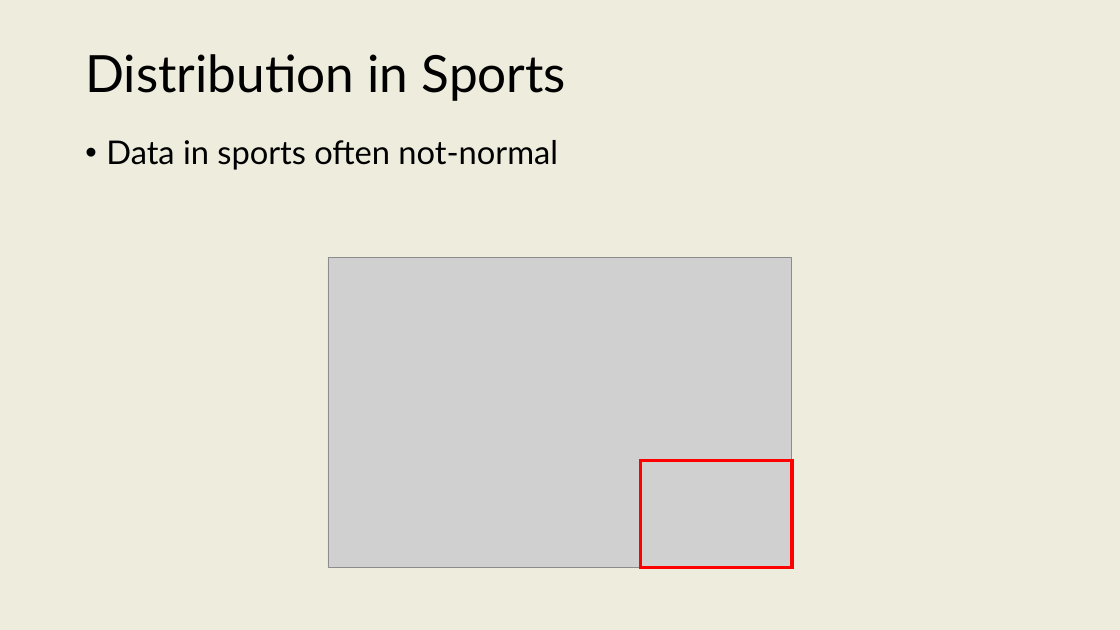
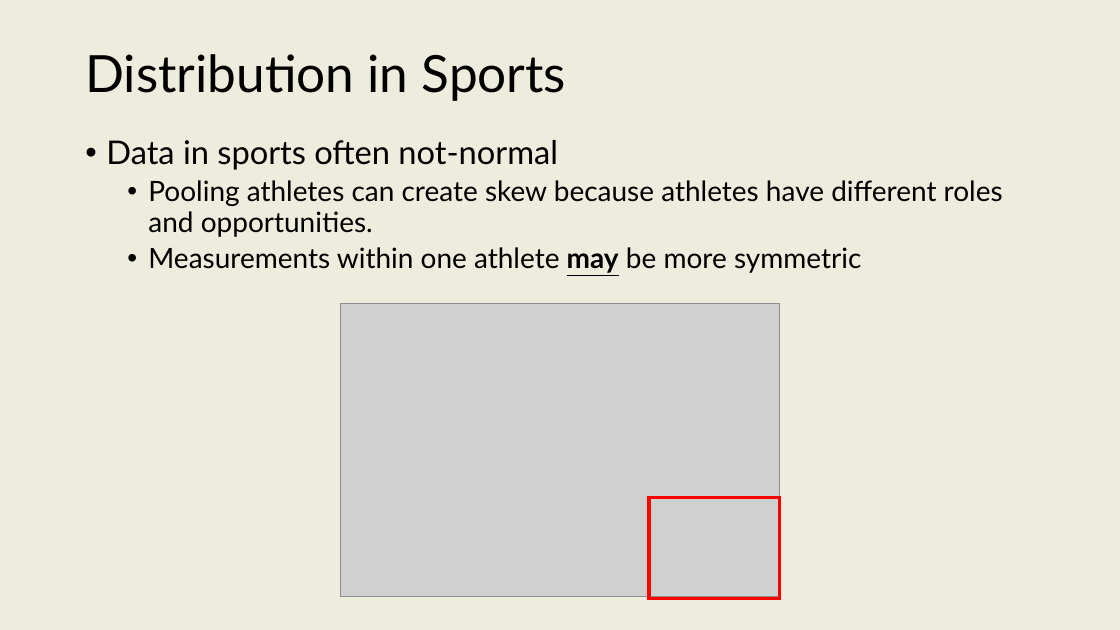
Before and after one commit to onishisaryu/HES-3000-Sports-Data-Analytics, a slide deck: slide 17 of pptx/Lecture8.pptx (slide 15 before the commit). Drawn at 1120x630 pixels with LibreOffice and Linux fonts; fonts in the diff are those of the drawing; grey boxes stand for pictures. Boxes give left, top, right and bottom in pixels: in the first picture for what was removed or moved away, otherwise in the second. Text is boxed around its words. In the diff, an @@ line names an element or a change of style, - is before the commit and + after.

```diff
--- a/pptx/Lecture8.pptx
+++ b/pptx/Lecture8.pptx
@@ text at <box>148,180,1003,273</box>: paragraphs added @@
+  • Pooling athletes can create skew because athletes have different roles and opportunities.
+  • Measurements within one athlete may be more symmetric
@@ picture: place and size @@
-picture at <box>329,258,792,567</box>
+picture at <box>340,303,780,597</box>
@@ rectangle: place and size @@
-rectangle at <box>641,460,792,567</box>
+rectangle at <box>649,497,779,598</box>
```
Also in this commit, not shown: 9 other slides changed, 4 slides added, 1 slide removed, 4 other files.
